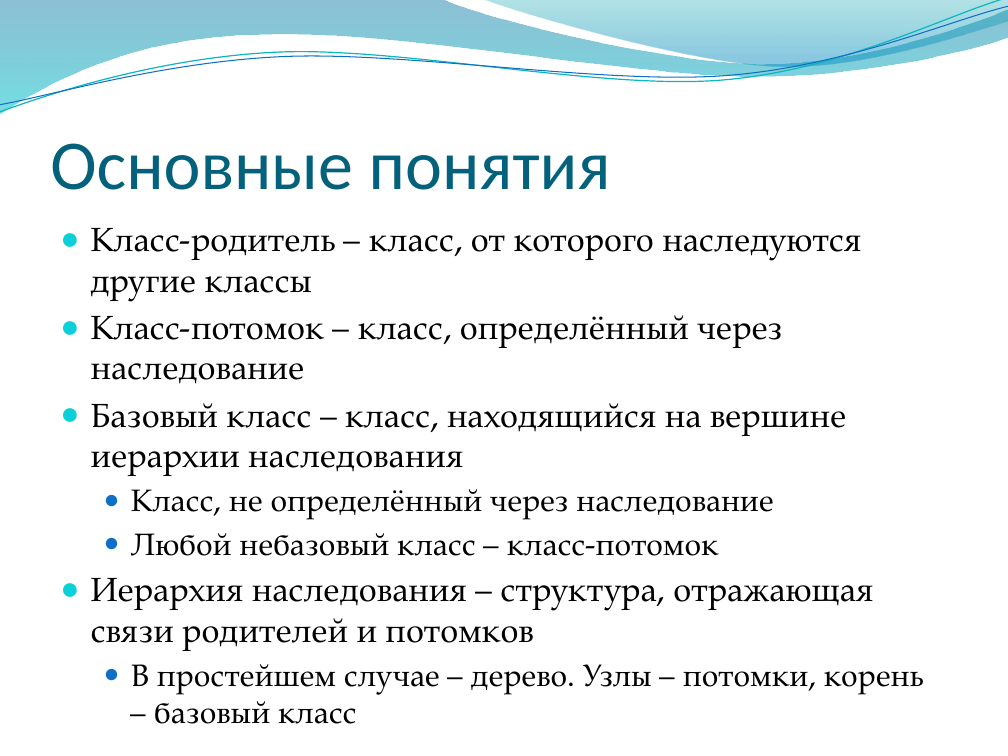
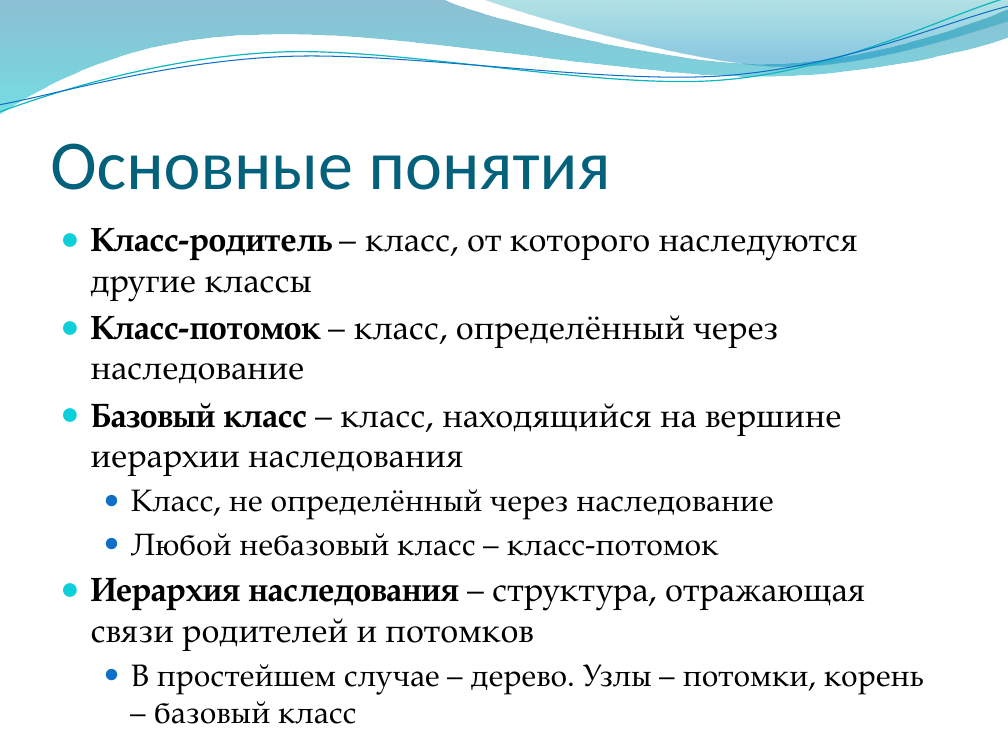
Before and after one commit to alexey-malov/oop, a slide deck: slide 6 of lectures/03/Наследование и полиморфизм.pptx. Drawn at 1008x756 pixels with LibreOffice and Linux fonts; fonts in the diff are those of the drawing; background and template pictures are left out. Boxes give left, top, right and bottom in pixels: in the first picture for what was removed or moved away, otherwise in the second. Text is boxed around its words. In the diff, an @@ line names an element or a change of style, - is before the commit and + after.

```diff
--- a/lectures/03/Наследование и полиморфизм.pptx
+++ b/lectures/03/Наследование и полиморфизм.pptx
@@ text at box(91, 228, 865, 651): bold on in "Класс-родитель", "Класс-потомок", "Базовый класс", "Иерархия наследования" @@
```
Also in this commit, not shown: 2 other files.
